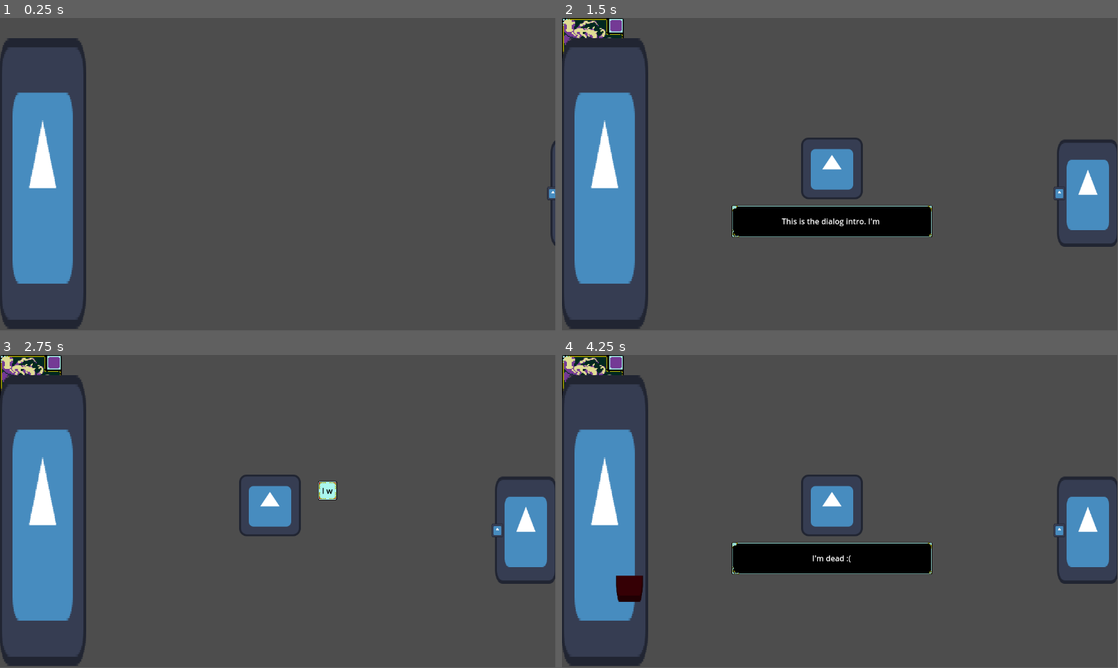
Above: before the commit, frames 1-4 (two rows, left to right).
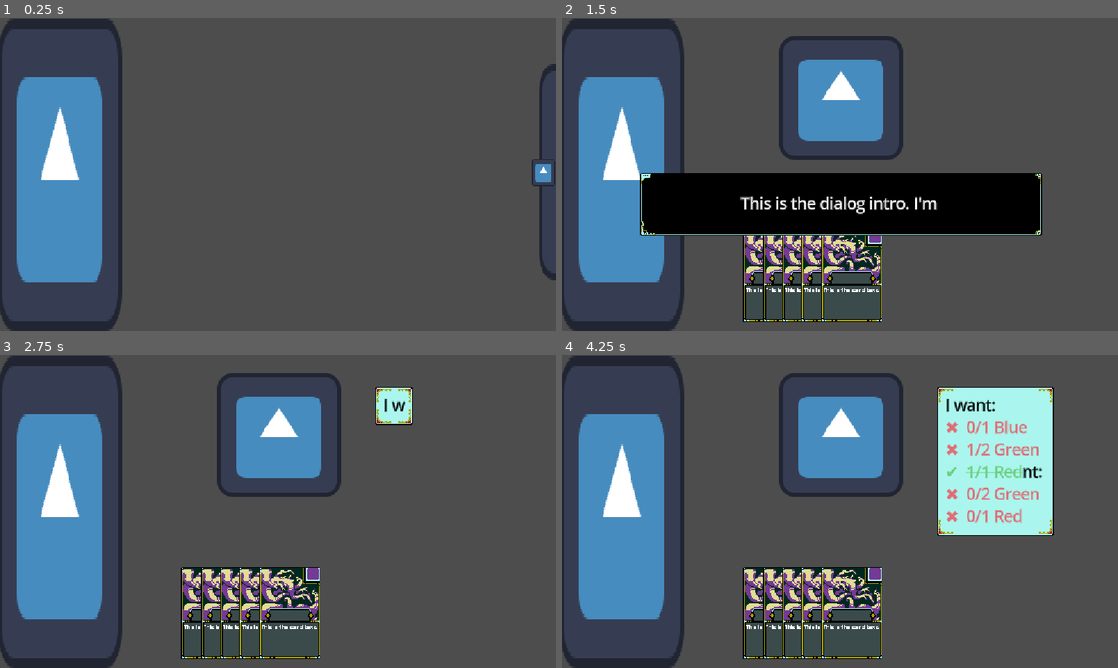
Above: after the commit, the same moments.

Repository: uGustaHd/CafeGJProject
Game: Godot game, scene res://Scenes/main.tscn
Same seed, same stepped clock (60 frames per second), same inputs: the game is played once before the commit and once after it. The engine's default icon, where the game draws it, is replaced by a stand-in: a white triangle on a blue panel in a dark square.
Inputs (mouse positions are in pixels of both pictures, inside the frame that each line leads up to; where the layout moved, square brackets give the same spot in the first picture):
- Up to frame 1 (0.25 s): no input
- Up to frame 2 (1.5 s): click (1106, 171) [1112, 193] at 0.5 s; tap Enter (ui_accept) at 1.25 s; hold Right (ui_right) from 1.28 s (still down)
- Up to frame 3 (2.75 s): tap Enter (ui_accept) at 1.52, 2.27 s; release Right (ui_right) at 2.03 s; hold Down (ui_down) from 2.03 s (still down)
- Up to frame 4 (4.25 s): release Down (ui_down) at 2.78 s; hold Right (ui_right) 2.78-3.5 s; click (1084, 533) at 3.52 s
The window is 799x449 before the commit and 800x450 after it. Grey fills any space a smaller window leaves; there, only what the larger window draws over its background counts as a difference.

The runs differ from the first frame. In frame 1, 8.6% of the frame differs, in the area x 0-100%, y 0-100%; in frame 2, 31%; in frame 3, 22%; in frame 4, 34%.

Commit message:
Added Camera
Camera zoom is necessary to display cards properly

Diff:
--- a/Scenes/main.tscn
+++ b/Scenes/main.tscn
@@ -17,12 +17,16 @@
 [node name="Main" type="Node2D"]
 script = ExtResource("1_8gbba")
 
+[node name="Camera2D" type="Camera2D" parent="."]
+position = Vector2(288, 162)
+zoom = Vector2(2, 2)
+
 [node name="CustomerManager" parent="." node_paths=PackedStringArray("spawn_position") instance=ExtResource("1_jjgbg")]
 customer_scene = ExtResource("2_bo1nx")
 spawn_position = NodePath("../CustomerSpawn")
 
 [node name="CustomerSpawn" type="Marker2D" parent="."]
-position = Vector2(560, 312)
+position = Vector2(289, 83)
 
 [node name="CardManager" type="Node2D" parent="."]
 script = ExtResource("4_jjvhh")
@@ -39,7 +43,13 @@
 [node name="HandHolder" type="Node2D" parent="CardManager"]
 script = ExtResource("8_fdnlq")
 
-[node name="HandUI" type="Node2D" parent="CardManager/HandHolder"]
+[node name="HandUI" type="HBoxContainer" parent="CardManager/HandHolder"]
+offset_left = 188.0
+offset_top = 219.0
+offset_right = 188.0
+offset_bottom = 219.0
+theme_override_constants/separation = 20
+alignment = 1
 
 [node name="BanishedHolder" type="Node2D" parent="CardManager"]
 script = ExtResource("9_jkdf5")
@@ -56,10 +66,10 @@
 [node name="SlideKillPanel" type="TextureRect" parent="UIControl"]
 layout_mode = 1
 anchors_preset = -1
-anchor_left = 28.55
-anchor_top = 6.3
-anchor_right = 31.75
-anchor_bottom = 11.875
+anchor_left = 13.95
+anchor_top = 1.2
+anchor_right = 17.15
+anchor_bottom = 6.775
 grow_horizontal = 2
 grow_vertical = 2
 texture = ExtResource("7_6bp64")
@@ -80,6 +90,7 @@
 texture_normal = ExtResource("7_6bp64")
 ignore_texture_size = true
 stretch_mode = 0
+metadata/_edit_use_anchors_ = true
 
 [node name="KillButton" type="TextureButton" parent="UIControl/SlideKillPanel"]
 layout_mode = 1
@@ -95,6 +106,7 @@
 grow_horizontal = 2
 grow_vertical = 2
 focus_mode = 0
+metadata/_edit_use_anchors_ = true
 
 [node name="JoyAnguishMeters" type="Control" parent="UIControl"]
 anchors_preset = 0
@@ -110,9 +122,9 @@
 anchor_top = 0.5
 anchor_bottom = 0.5
 offset_left = -1.0
-offset_top = -311.5
-offset_right = 180.0
-offset_bottom = 291.5
+offset_top = -352.5
+offset_right = 127.0
+offset_bottom = -29.5
 grow_vertical = 2
 texture = ExtResource("7_6bp64")
 
@@ -121,10 +133,10 @@
 anchors_preset = 4
 anchor_top = 0.5
 anchor_bottom = 0.5
-offset_left = 15.0
-offset_top = -260.0
-offset_right = 74.0
-offset_bottom = 158.5
+offset_left = 2.0
+offset_top = -353.5
+offset_right = 61.0
+offset_bottom = -30.0
 grow_vertical = 2
 fill_mode = 3
 nine_patch_stretch = true
@@ -138,10 +150,10 @@
 anchor_top = 0.5
 anchor_right = 1.0
 anchor_bottom = 0.5
-offset_left = -66.0
-offset_top = -260.0
-offset_right = -10.0
-offset_bottom = 158.5
+offset_left = -109.0
+offset_top = -355.5
+offset_right = -53.0
+offset_bottom = -30.0
 grow_horizontal = 0
 grow_vertical = 2
 fill_mode = 3
--- a/card system/card_generic.gd
+++ b/card system/card_generic.gd
@@ -1,4 +1,4 @@
-extends Node2D
+extends Control
 
 #WARNING: Only an export for testing
 @export var card_resource : Card
--- a/card system/card_generic.tscn
+++ b/card system/card_generic.tscn
@@ -1,19 +1,19 @@
-[gd_scene load_steps=8 format=3 uid="uid://dpq273vjk1ck"]
+[gd_scene load_steps=7 format=3 uid="uid://dpq273vjk1ck"]
 
 [ext_resource type="Script" uid="uid://blkjui87aggta" path="res://card system/card_generic.gd" id="1_1q60f"]
 [ext_resource type="Texture2D" uid="uid://cyfvs74rft41i" path="res://card system/card_assets/DescriptionBox_ver.1.png" id="1_sj6e3"]
-[ext_resource type="Resource" uid="uid://di7eud4upuf1b" path="res://card system/card resources/sample1.tres" id="2_11dsn"]
 [ext_resource type="Texture2D" uid="uid://x5wrhu6wyxna" path="res://card system/card_assets/Illustration_ver.1.png" id="3_1q60f"]
 [ext_resource type="Theme" uid="uid://tuw56bvfysja" path="res://card system/effect_text.tres" id="3_11dsn"]
 [ext_resource type="Texture2D" uid="uid://csc8mcpkn3j0v" path="res://card system/card_assets/Border_ver_1.png" id="3_r7wv5"]
 [ext_resource type="Texture2D" uid="uid://cenroamv2p1t6" path="res://card system/card_assets/ManaCost_ver.1.png" id="4_11dsn"]
 
-[node name="CardGeneric" type="Node2D"]
-scale = Vector2(2, 2)
+[node name="CardGeneric" type="Control"]
+layout_mode = 3
+anchors_preset = 0
 script = ExtResource("1_1q60f")
-card_resource = ExtResource("2_11dsn")
 
 [node name="Base" type="TextureRect" parent="."]
+layout_mode = 0
 offset_left = 2.0
 offset_top = 56.0
 offset_right = 62.0
@@ -32,6 +32,7 @@
 metadata/_edit_use_anchors_ = true
 
 [node name="Art" type="TextureRect" parent="."]
+layout_mode = 0
 offset_left = 1.0
 offset_top = 1.0
 offset_right = 62.6
@@ -40,12 +41,14 @@
 metadata/_edit_use_anchors_ = true
 
 [node name="Border" type="TextureRect" parent="."]
+layout_mode = 0
 offset_right = 64.0
 offset_bottom = 96.0
 texture = ExtResource("3_r7wv5")
 metadata/_edit_use_anchors_ = true
 
 [node name="CostIcon" type="TextureRect" parent="."]
+layout_mode = 0
 offset_left = 48.0
 offset_right = 64.0
 offset_bottom = 16.0
--- a/card system/card_testing.tscn
+++ /dev/null
@@ -1,3 +0,0 @@
-[gd_scene format=3 uid="uid://dmku6mqso6ae7"]
-
-[node name="World" type="Node2D"]
--- a/project.godot
+++ b/project.godot
@@ -20,6 +20,14 @@
 Global="*res://Scripts/global.gd"
 DialogManager="*res://Scenes/TextBox/dialog_manager.tscn"
 
+[display]
+
+window/stretch/mode="canvas_items"
+
+[gui]
+
+theme/default_font_multichannel_signed_distance_field=true
+
 [rendering]
 
 textures/canvas_textures/default_texture_filter=0
